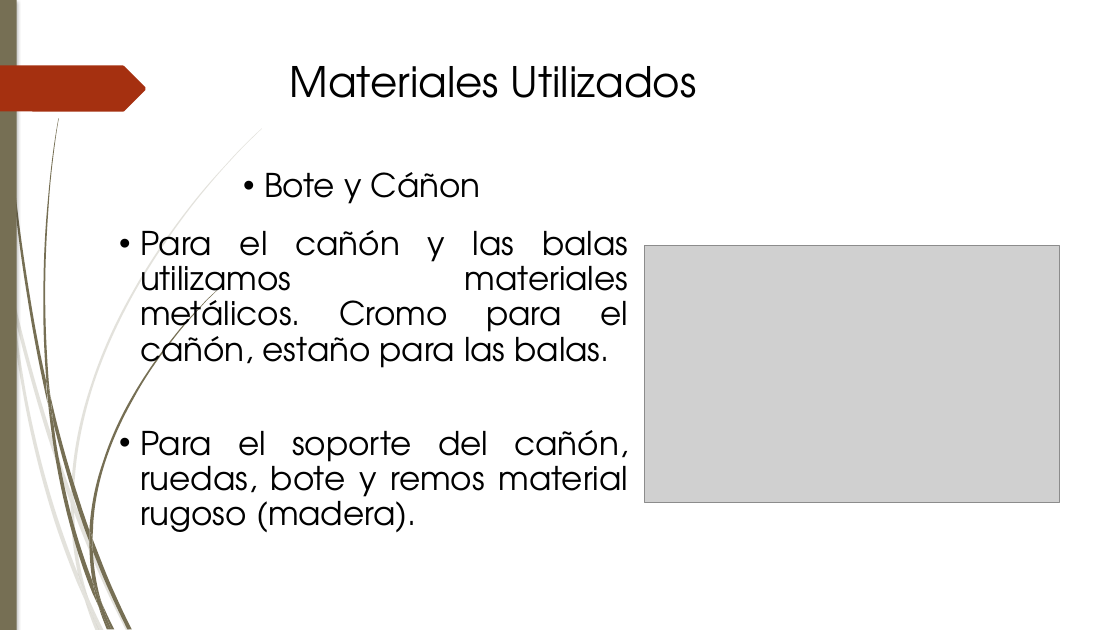
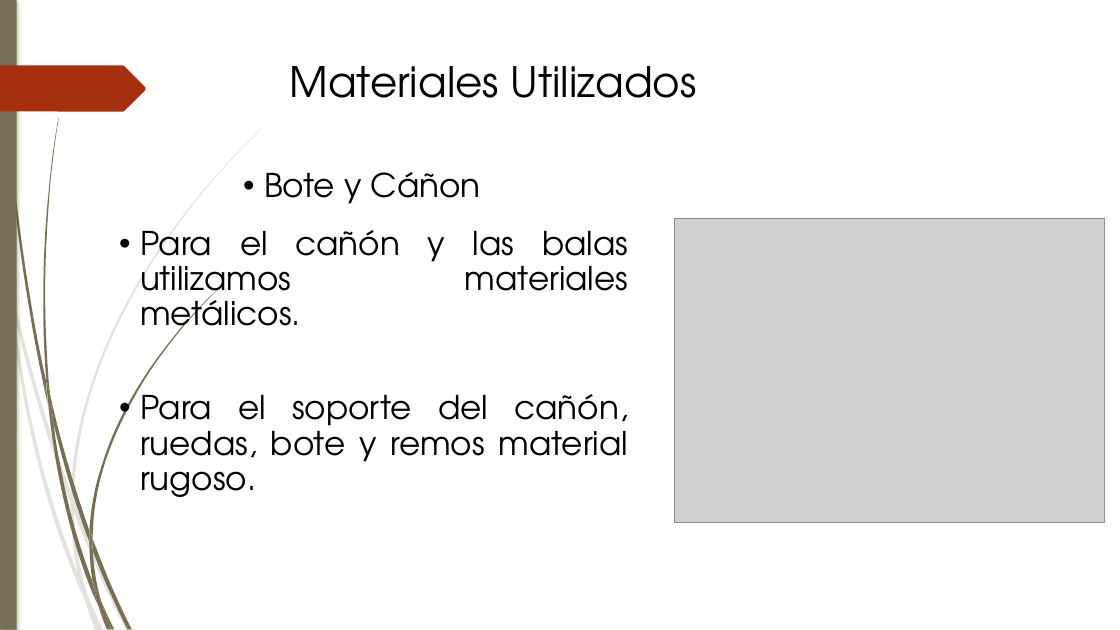
Before and after one commit to Barbmatt/Proyecto2, a slide deck: slide 13 of Presentación/Presentacion Proyecto 2.pptx. Drawn at 1120x630 pixels with LibreOffice and Linux fonts; fonts in the diff are those of the drawing; grey boxes stand for pictures. Boxes give left, top, right and bottom in pixels: in the first picture for what was removed or moved away, otherwise in the second. Text is boxed around its words. In the diff, an @@ line names an element or a change of style, - is before the commit and + after.

```diff
--- a/Presentación/Presentacion Proyecto 2.pptx
+++ b/Presentación/Presentacion Proyecto 2.pptx
@@ freeform shape at bbox=[71, 129, 262, 500]: outline redrawn @@
@@ text at bbox=[140, 230, 629, 497]: text changed @@
-• Para el cañón y las balas utilizamos materiales metálicos. Cromo para el cañón, estaño para las balas.
-• Para el soporte del cañón, ruedas, bote y remos material rugoso (madera).
+• Para el cañón y las balas utilizamos materiales metálicos.
+• Para el soporte del cañón, ruedas, bote y remos material rugoso.
@@ picture: place and size @@
-picture at bbox=[644, 246, 1060, 502]
+picture at bbox=[675, 218, 1105, 523]
@@ freeform shape at bbox=[89, 289, 218, 539]: outline redrawn @@
```
Also in this commit, not shown: 15 other slides changed.
